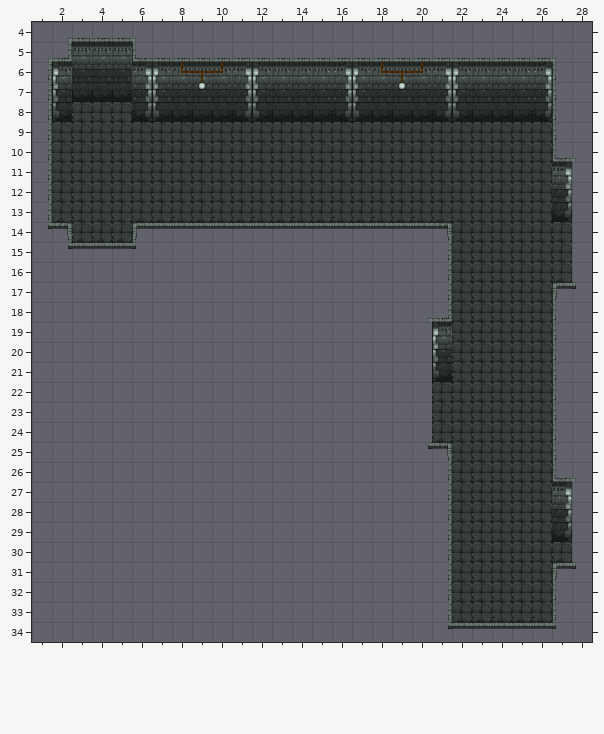
Tiled map -- gem/Assets/TileD/12_east_hall/12_east_hall.tmx. Above, as it was before the edit.
Cells are 48x48 px. Shown: x 1..28, y 4..34.
After the commit:
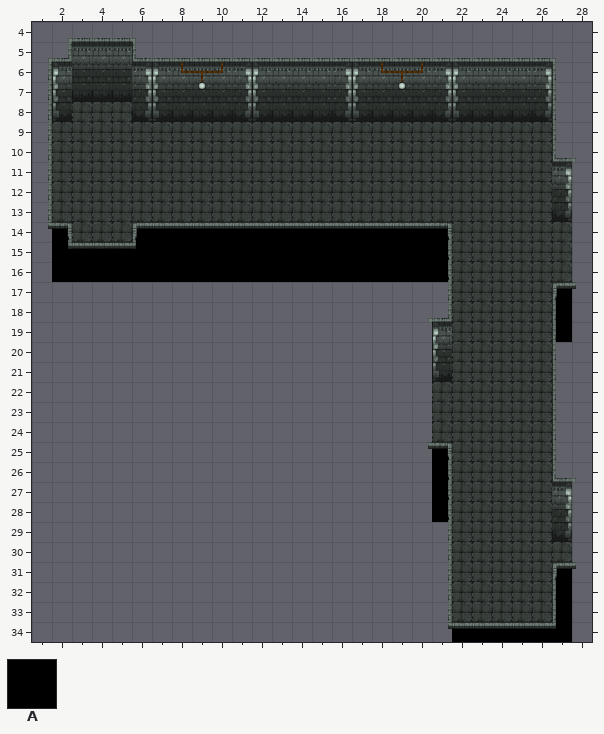
Key: from "Katos_tiles_1": A 17.
_ is an empty cell.
Tiles of an added or newly shown layer are drawn over the layers below it.
Message: map updates: darkness and doors
Difference:
Layer "12_darkness" (added):
The edit adds tile A in row 14 at x 2 and 6 to 21; in rows 15 to 16 at x 2 to 21; in rows 17 to 19 at x 27; in rows 25 to 28 at x 21; in rows 31 to 33 at x 27; in row 34 at x 22 to 27.
Pixel boxes of the changes (left, top, right, bottom) in both pictures:
added: (52, 228, 449, 282)
added: (555, 288, 572, 342)
added: (432, 448, 449, 522)
added: (452, 568, 572, 642)
